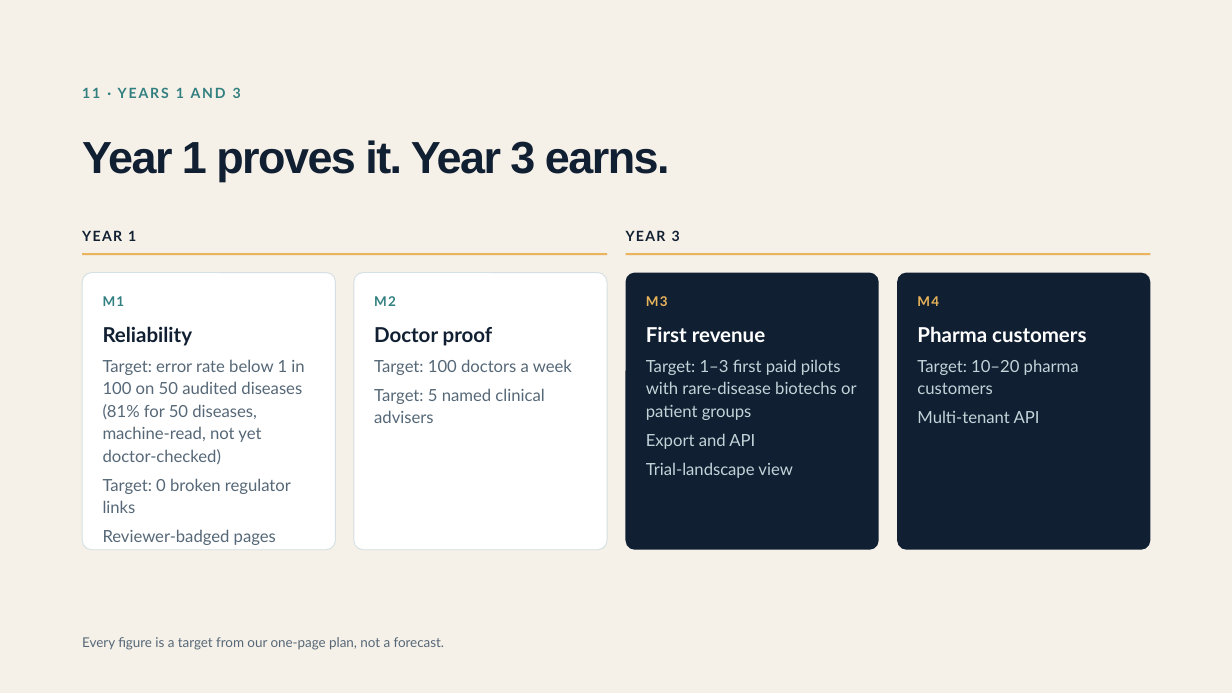
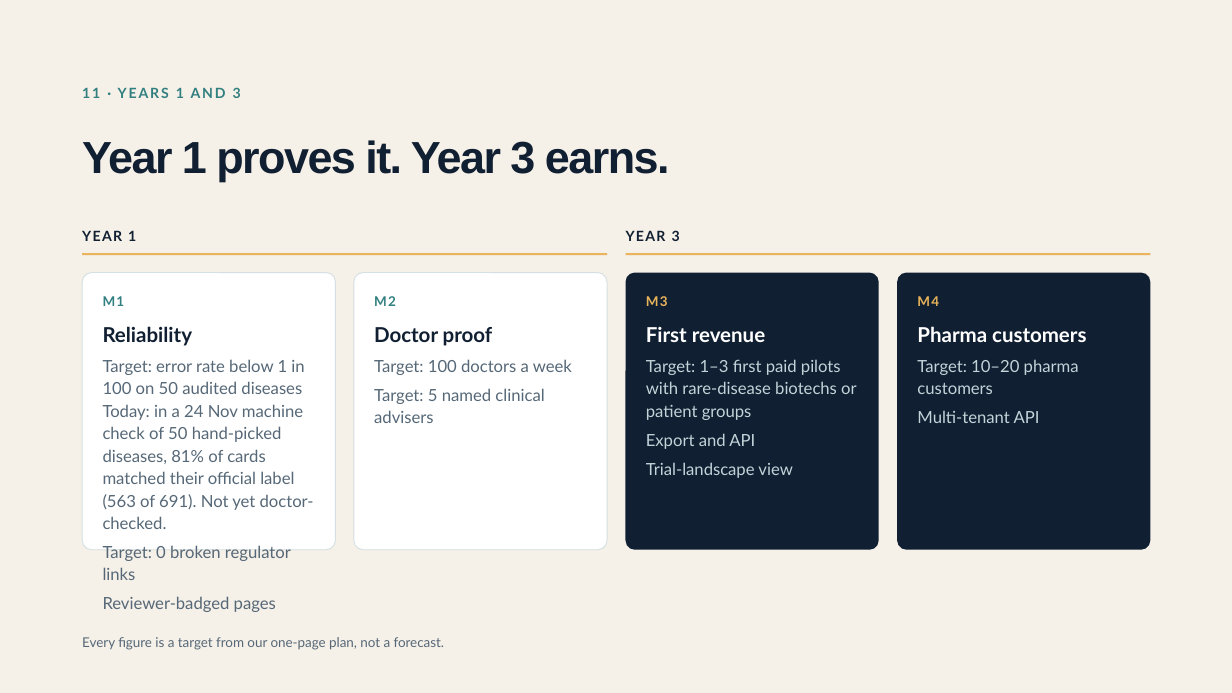
Before and after one commit to Moonlight-Clues/moonlight, a slide deck: slide 12 of docs/pitch/moonlight-deck-funders-19nov.pptx. Drawn at 1232x693 pixels with LibreOffice and Linux fonts; fonts in the diff are those of the drawing. Boxes give left, top, right and bottom in pixels: in the first picture for what was removed or moved away, otherwise in the second. Text is boxed around its words. In the diff, an @@ line names an element or a change of style, - is before the commit and + after.

```diff
--- a/docs/pitch/moonlight-deck-funders-19nov.pptx
+++ b/docs/pitch/moonlight-deck-funders-19nov.pptx
@@ text at [103, 359, 314, 529]: text changed @@
-Target: error rate below 1 in 100 on 50 audited diseases (81% for 50 diseases, machine-read, not yet doctor-checked)
+Target: error rate below 1 in 100 on 50 audited diseases Today: in a 24 Nov machine check of 50 hand-picked diseases, 81% of cards matched their official label (563 of 691). Not yet doctor-checked.
```
Also in this commit, not shown: 1 other file.
